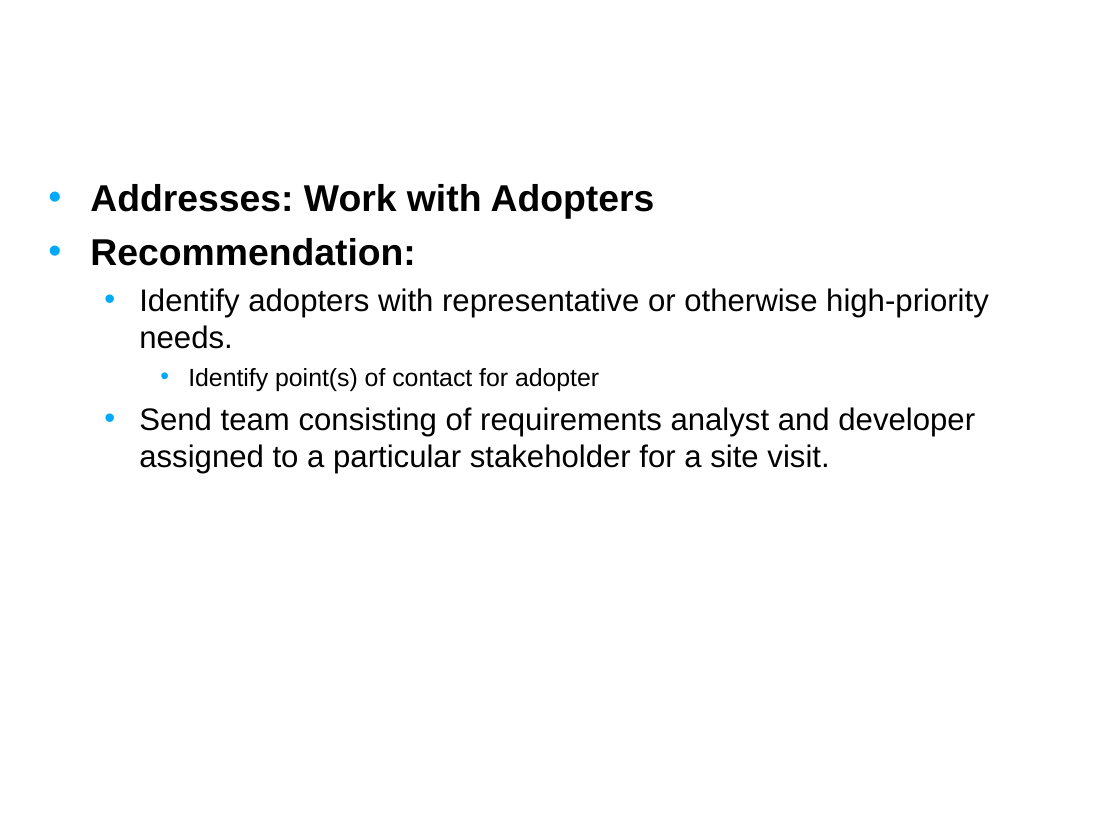
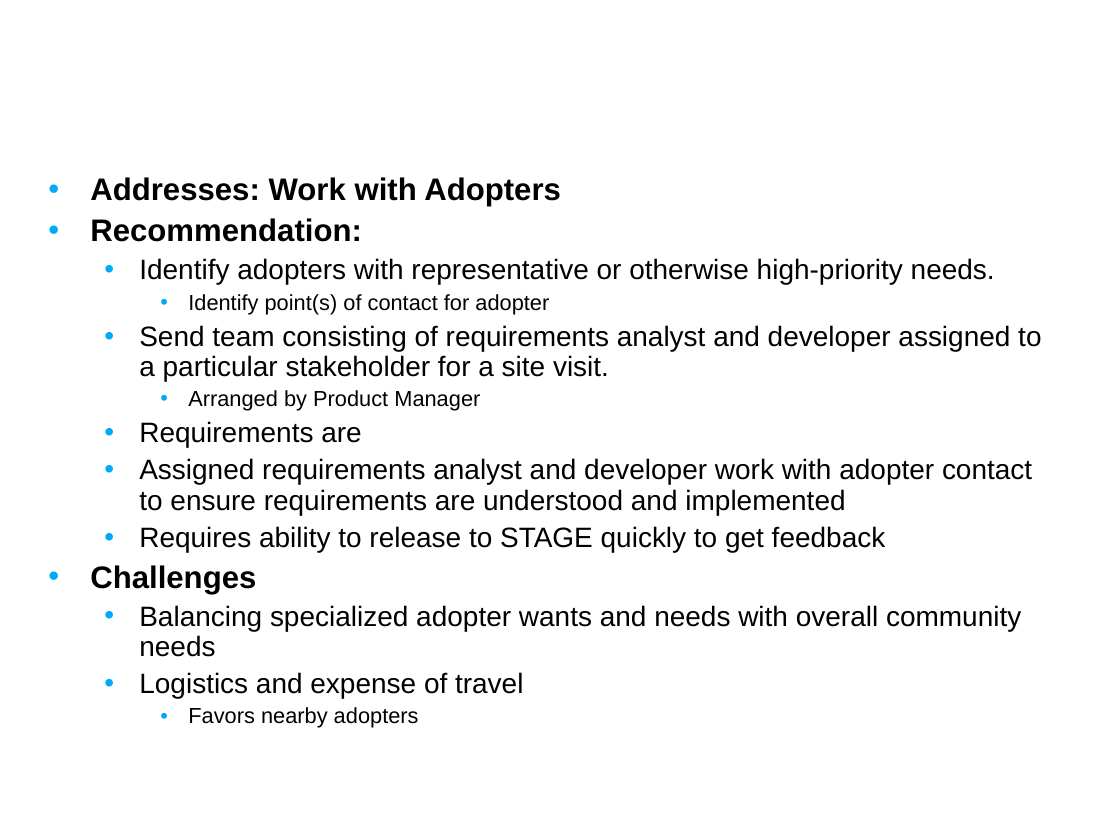
Before and after one commit to NCIP/caarray-docs, a slide deck: slide 10 of environment/references/process_improvement_proposal.ppt. Drawn at 1120x840 pixels with LibreOffice and Linux fonts; fonts in the diff are those of the drawing; background and template pictures are left out. Boxes give left, top, right and bottom in pixels: in the first picture for what was removed or moved away, otherwise in the second. Text is boxed around its words. In the diff, an @@ line names an element or a change of style, - is before the commit and + after.

```diff
--- a/environment/references/process_improvement_proposal.ppt
+++ b/environment/references/process_improvement_proposal.ppt
@@ text at box(90, 177, 1041, 381): size 24 to 20 pt in "Addresses: Work with Adopters", "Recommendation:"; size 20 to 18 pt in "Identify adopters with representative or otherwise high-prio ...", "Send team consisting of requirements analyst and ..."; size 16 to 14 pt in "Identify point(s) of contact for adopter"; line spacing 1 to 0.9; less space between paragraphs @@
@@ text at box(90, 390, 1032, 728): paragraphs added @@
+    • Arranged by Product Manager
+  • Requirements are
+  • Assigned requirements analyst and developer work with adopter contact to ensure requirements are understood and implemented
+  • Requires ability to release to STAGE quickly to get feedback
+• Challenges
+  • Balancing specialized adopter wants and needs with overall community needs
+  • Logistics and expense of travel
+    • Favors nearby adopters
```
Also in this commit, not shown: 3 other slides changed, 1 slide added.
